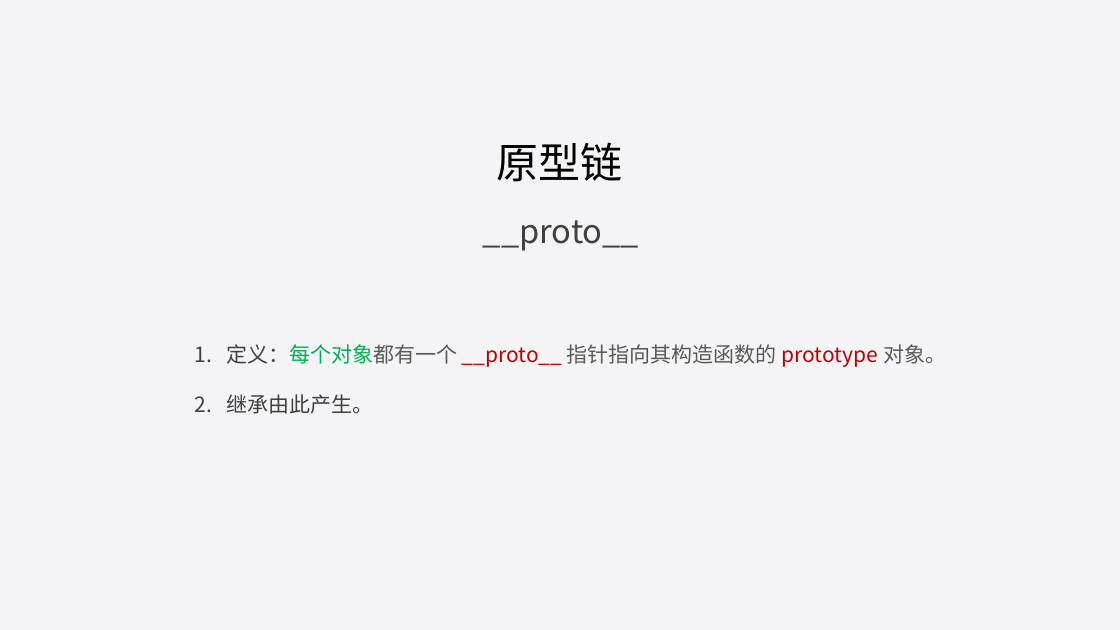
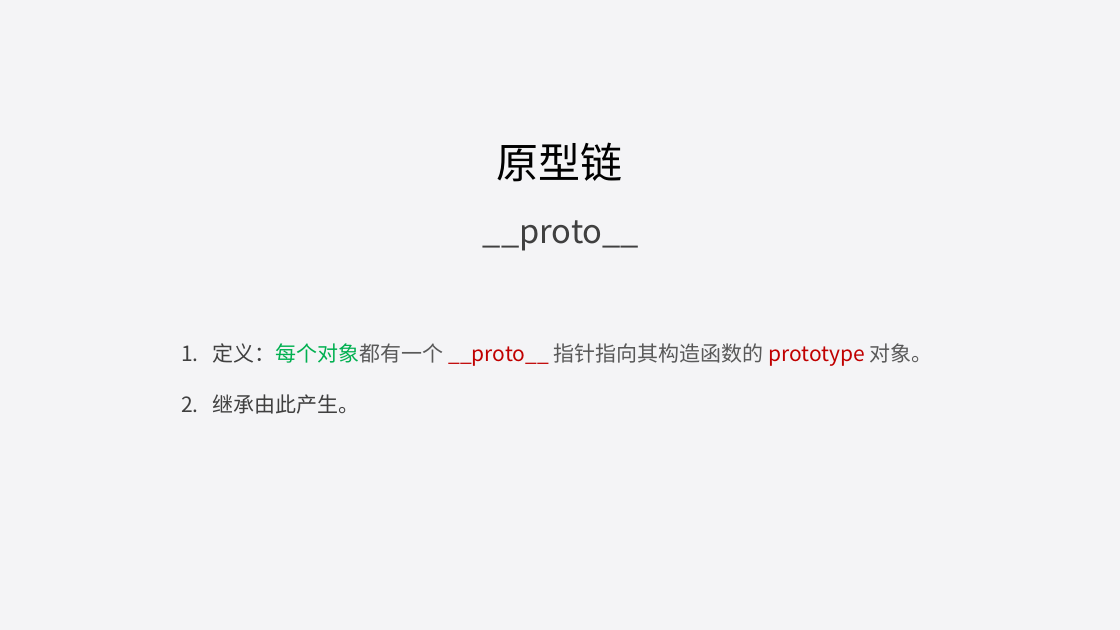
Before and after one commit to liuweiGL/share, a slide deck: slide 21 of ppt/JavaScript基础一.pptx (slide 22 before the commit). Drawn at 1120x630 pixels with LibreOffice and Linux fonts; fonts in the diff are those of the drawing. Boxes give left, top, right and bottom in pixels: in the first picture for what was removed or moved away, otherwise in the second. Text is boxed around its words. In the diff, an @@ line names an element or a change of style, - is before the commit and + after.

```diff
--- a/ppt/JavaScript基础一.pptx
+++ b/ppt/JavaScript基础一.pptx
@@ text "定义：每个对象都有一个 __proto__ 指针指向其构造函数的 prototype 对象。": place and size @@
-text "定义：每个对象都有一个 __proto__ 指针指向其构造函数的 prototype 对象。" at [226, 344, 946, 414]
+text "定义：每个对象都有一个 __proto__ 指针指向其构造函数的 prototype 对象。" at [213, 343, 933, 414]
```
Also in this commit, not shown: 2 slides added, 1 slide removed, 3 other files.
